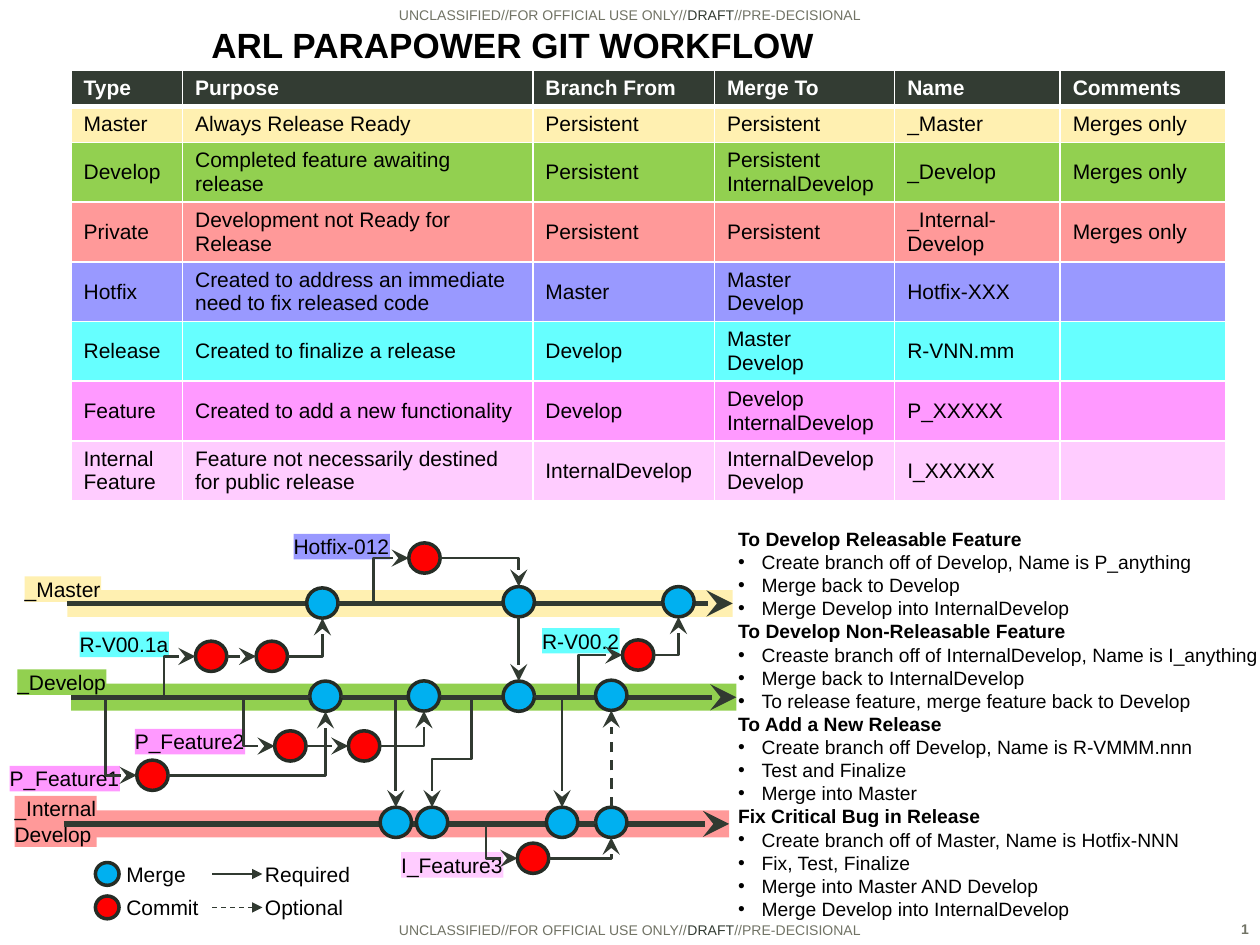
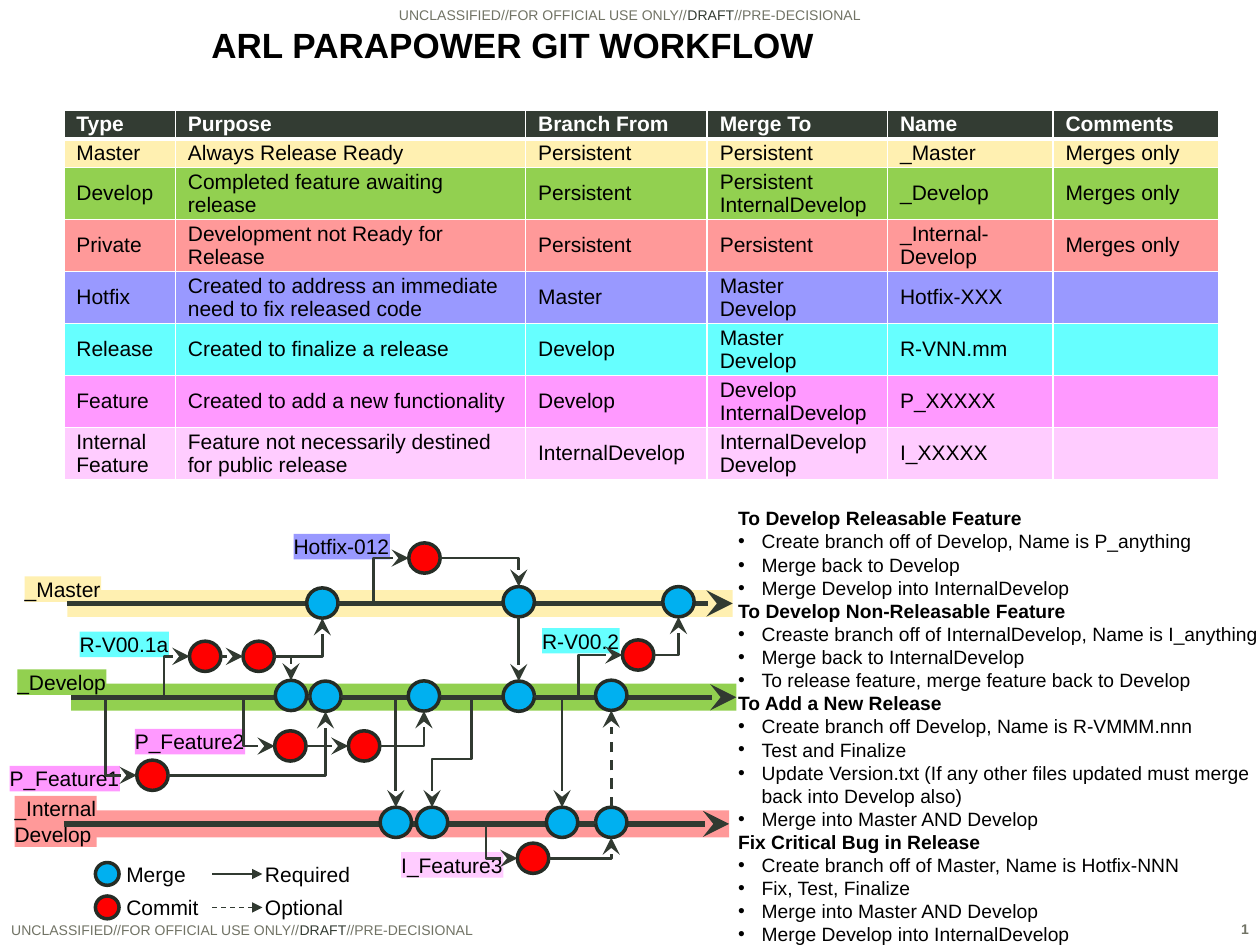
Before and after one commit to USArmyResearchLab/ParaPower, a slide deck: slide 1 of GIT_ARL_ParaPower_Workflow.pptx. Drawn at 1260x945 pixels with LibreOffice and Linux fonts; fonts in the diff are those of the drawing; background and template pictures are left out. Boxes give left, top, right and bottom in pixels: in the first picture for what was removed or moved away, otherwise in the second. Text is boxed around its words. In the diff, an @@ line names an element or a change of style, - is before the commit and + after.

Commit message:
Doc: Merge release back into develop

```diff
--- a/GIT_ARL_ParaPower_Workflow.pptx
+++ b/GIT_ARL_ParaPower_Workflow.pptx
@@ table: place and size @@
-table at (71,71,1223,524)
+table at (64,111,1217,504)
@@ text "To Develop Releasable Feature": place and size @@
-text "To Develop Releasable Feature" at (738,532,1257,920)
+text "To Develop Releasable Feature" at (738,511,1257,945)
@@ elbow arrow moved from (287, 656) - (323, 619) to (275, 656) - (323, 619) @@
@@ elbow arrow moved from (310, 697) - (195, 656) to (310, 697) - (189, 656) @@
@@ ellipse: place and size @@
-ellipse at (195,641,227,672)
+ellipse at (189,641,220,672)
@@ arrow moved from (227, 656) - (256, 656) to (220, 656) - (243, 656) @@
@@ ellipse: place and size @@
-ellipse at (256,641,287,672)
+ellipse at (243,641,275,672)
@@ elbow arrow added from (275, 656) to (291, 680), #323B32 1.5 pt @@
@@ ellipse added at (276,680,307,711), fill #00B0F0, outline #262C26 2 pt @@
@@ text at (762,766,1250,830): text changed @@
-• Merge into Master
+• Update Version.txt (If any other files updated must merge back into Develop also)
+• Merge into Master AND Develop
@@ text "UNCLASSIFIED//FOR OFFICIAL USE ONLY//DRAFT//PRE-DECISIONAL": place and size @@
-text "UNCLASSIFIED//FOR OFFICIAL USE ONLY//DRAFT//PRE-DECISIONAL" at (399,925,861,935)
+text "UNCLASSIFIED//FOR OFFICIAL USE ONLY//DRAFT//PRE-DECISIONAL" at (11,925,473,935)
@@ text "UNCLASSIFIED//FOR OFFICIAL USE ONLY//DRAFT//PRE-DECISIONAL" at (11,925,473,935): alignment centre to left @@
```
